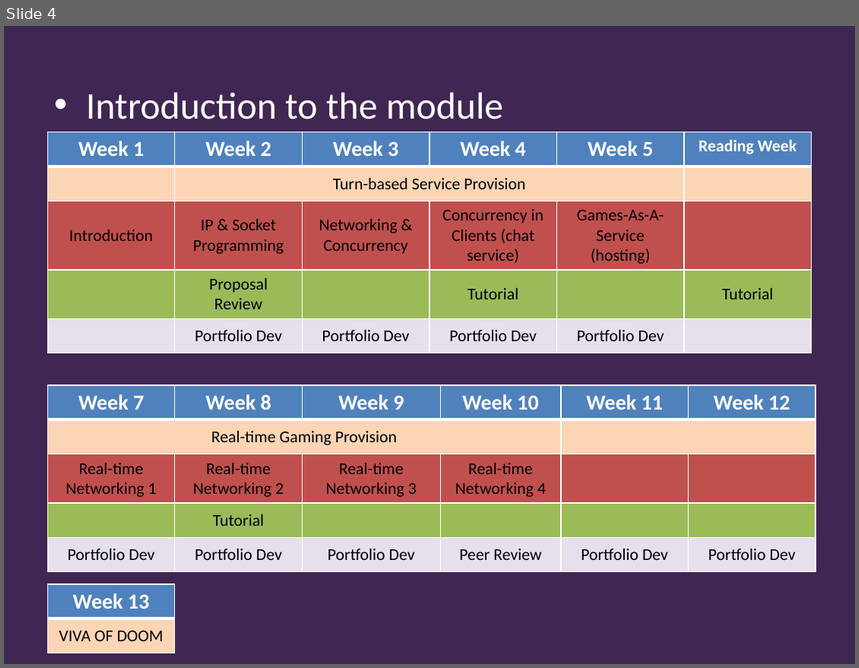
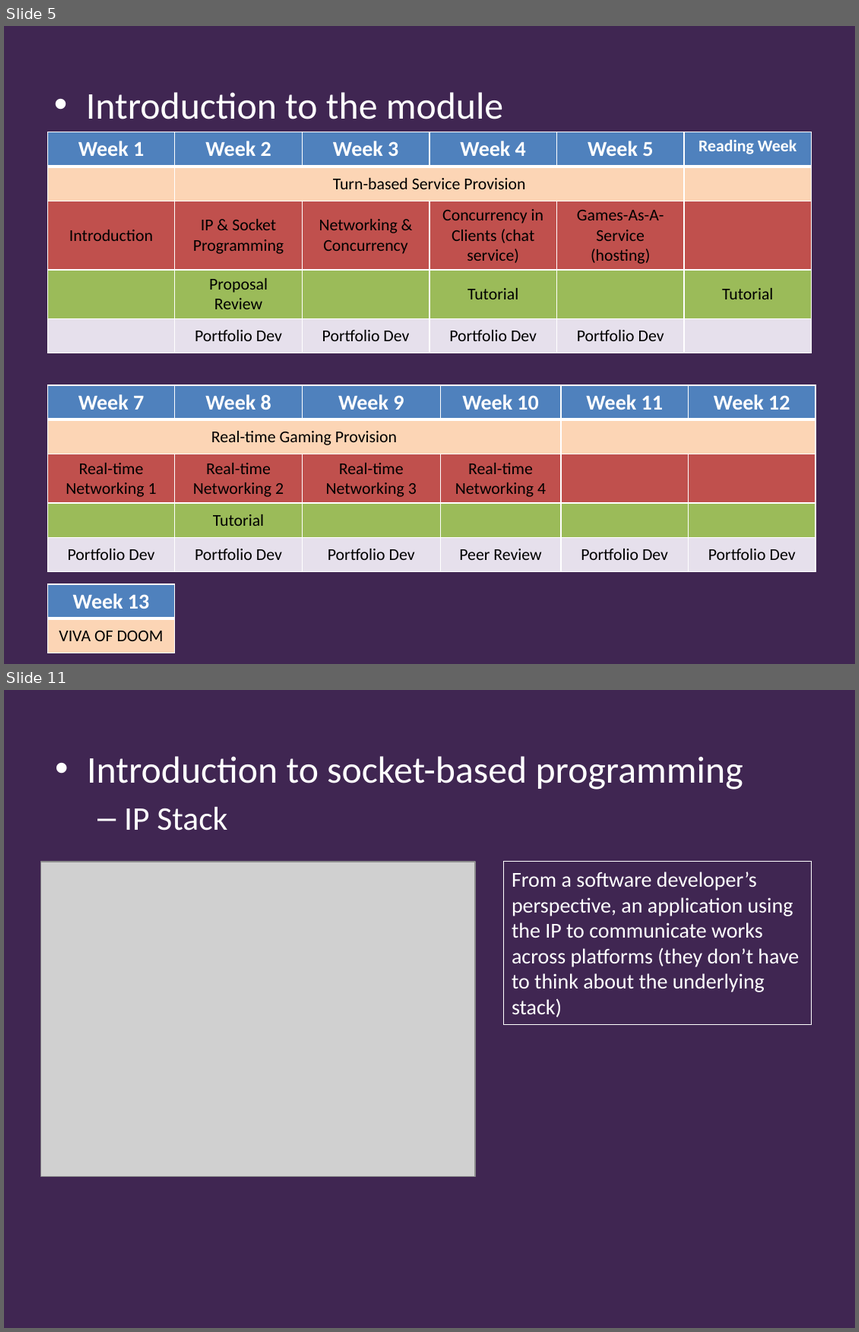
Before and after one commit to Falmouth-Games-Academy/bsc-course-materials, a slide deck: COMP260/01/2019-20-COMP260-01-lecture.pptx. Shown one above the other, each under a label of ours: slide 4 before the commit, slides 5 and 11 after it; the slides between them are not shown. The pictures are 859x668 and 859x1332 pixels, drawn with LibreOffice and Linux fonts; fonts in the diff are those of the drawing; grey boxes stand for pictures; background and template pictures are left out. Boxes give left, top, right and bottom in pixels: in the first picture for what was removed or moved away, otherwise in the second. Text is boxed around its words. In the diff, an @@ line names an element or a change of style, - is before the commit and + after.

```diff
--- a/COMP260/01/2019-20-COMP260-01-lecture.pptx
+++ b/COMP260/01/2019-20-COMP260-01-lecture.pptx
@@ slide 11 added at (x1=4, y1=690, x2=855, y2=1328), background #402652 @@
@@ text added at (x1=87, y1=756, x2=743, y2=831), 32 pt, text #FFFFFF @@
+• Introduction to socket-based programming
+  – IP Stack
@@ picture added at (x1=40, y1=862, x2=474, y2=1177) @@
@@ rectangle added at (x1=503, y1=862, x2=812, y2=1025), outline #FFFFFF 0.75 pt, 18 pt, text #FFFFFF @@
+From a software developer’s perspective, an application using the IP to communicate works across platforms (they don’t have to think about the underlying stack)
@@ what was slide 4 is now slide 5 @@
```
Also in this commit, not shown: 2 slides changed, 15 other slides added, 1 other file.
